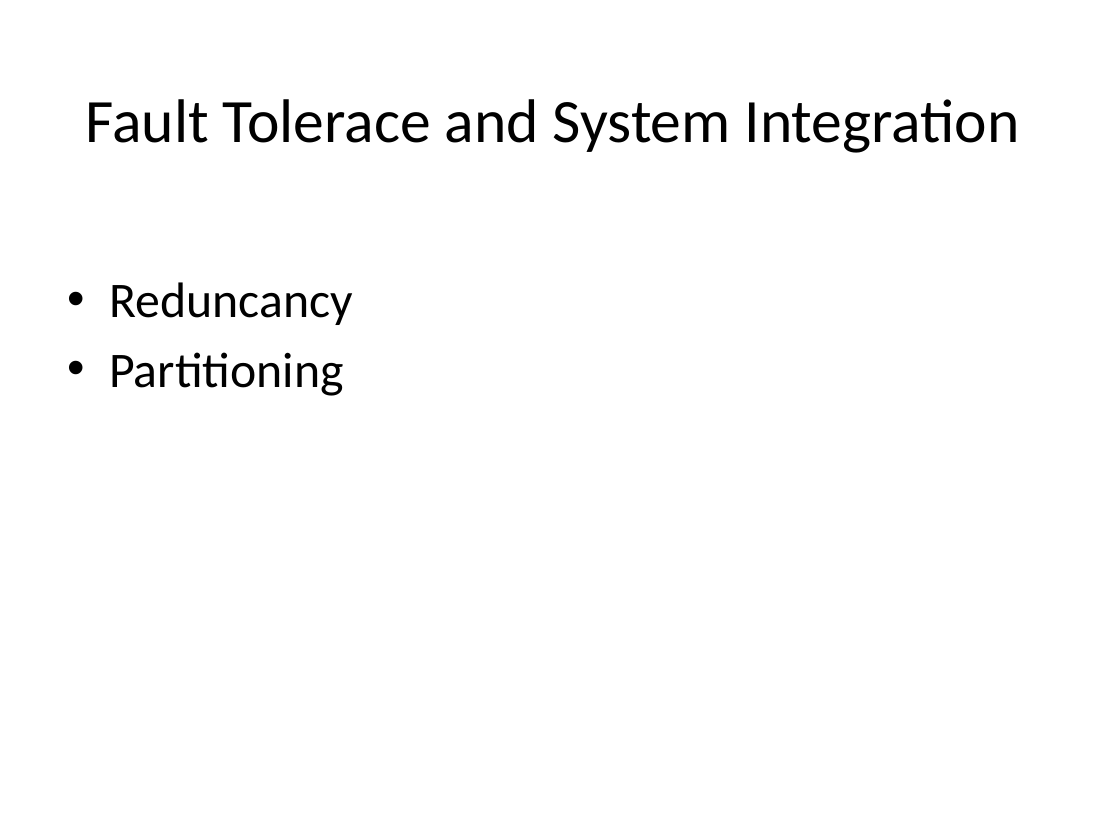
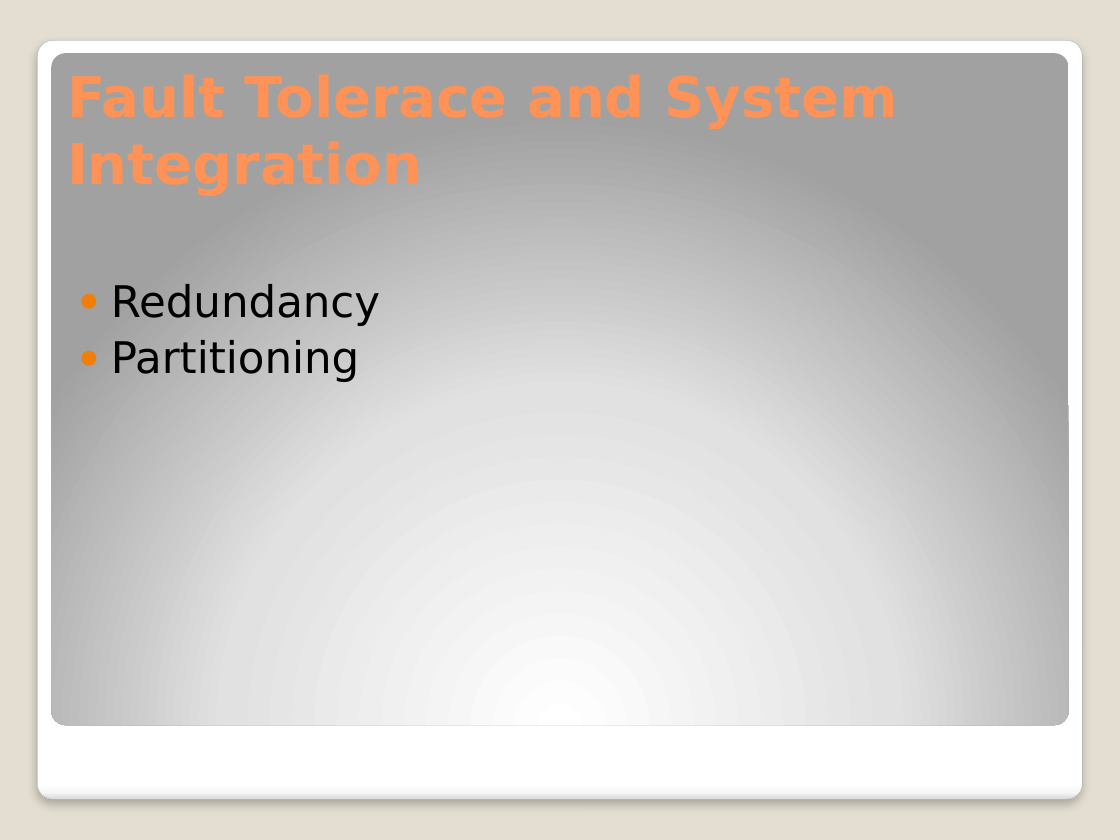
Before and after one commit to MehmetEralpKose/Star, a slide deck: slide 8 of 50 kW Integrated Fault toerant Permanent Magnet Machine.pptx (slide 7 before the commit). Drawn at 1120x840 pixels with LibreOffice and Linux fonts; fonts in the diff are those of the drawing. Boxes give left, top, right and bottom in pixels: in the first picture for what was removed or moved away, otherwise in the second. Text is boxed around its words. In the diff, an @@ line names an element or a change of style, - is before the commit and + after.

```diff
--- a/50 kW Integrated Fault toerant Permanent Magnet Machine.pptx
+++ b/50 kW Integrated Fault toerant Permanent Magnet Machine.pptx
@@ background #FFFFFF to #E3DED1 @@
@@ rounded rectangle added at (x1=37, y1=40, x2=1082, y2=800), fill gradient #FFFFFF to #F7F7F7 to #DADADA, outline #A4A4A4 0.16 pt @@
@@ rounded rectangle added at (x1=52, y1=53, x2=1068, y2=725), fill gradient #FFFFFF to #E1E1E1 to #A2A2A2 @@
@@ title removed at (x1=86, y1=99, x2=1020, y2=153) @@
-Fault Tolerace and System Integration
@@ text at (x1=111, y1=284, x2=380, y2=326): text changed; size 32 to 28 pt; font Calibri to DejaVu Sans @@
-• Reduncancy
+● Redundancy
@@ text at (x1=111, y1=340, x2=359, y2=382): size 32 to 28 pt, font Calibri to DejaVu Sans in "Partitioning"; bullet • to ●; less space between paragraphs @@
```
Also in this commit, not shown: 22 other slides changed, 6 slides added, 9 other files.
